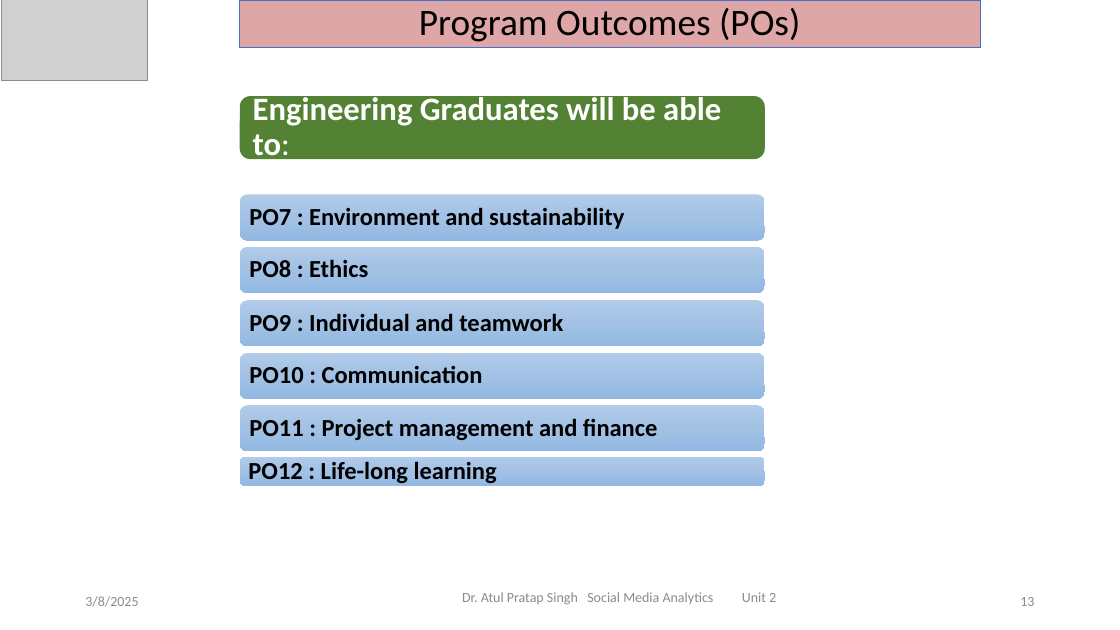
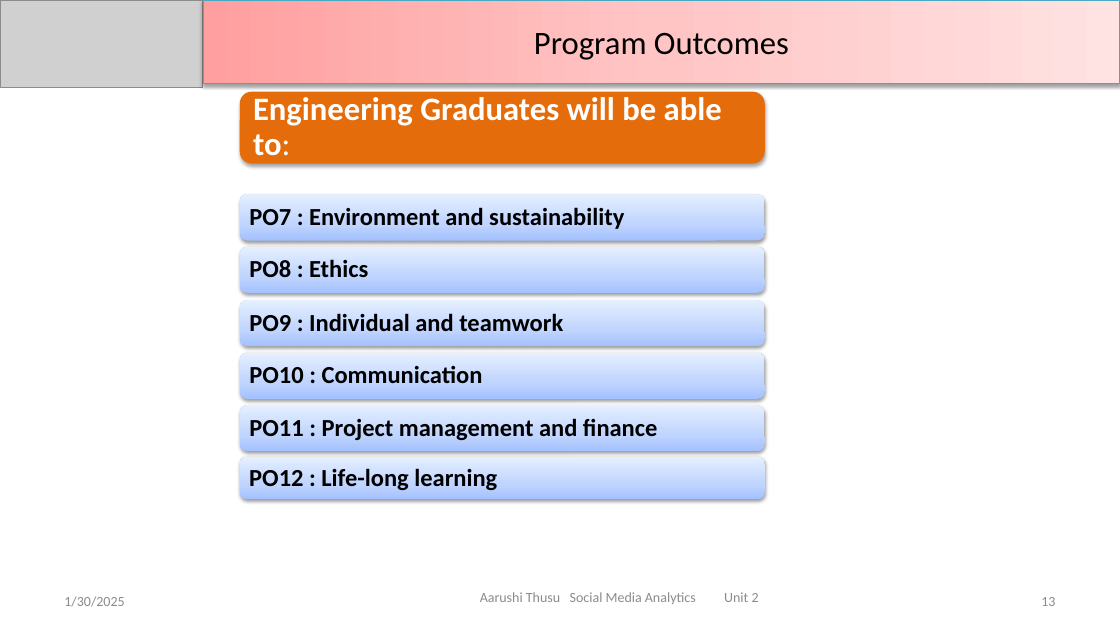
Before and after one commit to DevGoyalG/NIET-Study-Material, a slide deck: slide 13 of CSE (Artificial Intelligence and Machine Learning)/Third Year/Sixth Semester/PPTs/Social Media Analytics/SMA - Unit 2.pptx. Drawn at 1120x630 pixels with LibreOffice and Linux fonts; fonts in the diff are those of the drawing; grey boxes stand for pictures. Boxes give left, top, right and bottom in pixels: in the first picture for what was removed or moved away, otherwise in the second. Text is boxed around its words. In the diff, an @@ line names an element or a change of style, - is before the commit and + after.

```diff
--- a/CSE (Artificial Intelligence and Machine Learning)/Third Year/Sixth Semester/PPTs/Social Media Analytics/SMA - Unit 2.pptx
+++ b/CSE (Artificial Intelligence and Machine Learning)/Third Year/Sixth Semester/PPTs/Social Media Analytics/SMA - Unit 2.pptx
@@ picture: place and size @@
-picture at (2, 0, 147, 81)
+picture at (0, 0, 203, 87)
@@ rectangle "Program Outcomes": place and size @@
-rectangle "Program Outcomes" at (239, 0, 980, 47)
+rectangle "Program Outcomes" at (203, 0, 1120, 83)
@@ rectangle "Program Outcomes" at (203, 0, 1120, 83): fill #DEA6A6 to gradient #FFA0A0 to #FFC5C5 to #FFE3E3; outline #4472C4 0.5 pt to #46AAC5 0.75 pt; shadow on @@
@@ text in rectangle at (534, 32, 789, 60): text changed; size 32 to 28 pt @@
-Program Outcomes (POs)
+Program Outcomes
@@ rounded rectangle: place and size @@
-rounded rectangle at (239, 96, 765, 159)
+rounded rectangle at (239, 92, 765, 164)
@@ rounded rectangle at (239, 92, 765, 164): fill #548235 to #E46C0A; shadow on @@
@@ text "Engineering Graduates will be able ..." rewrapped from (253, 93, 721, 164) to (253, 97, 722, 164) @@
@@ fill gradient #B1CBE9 to #A3C1E5 to #93B9E4 to gradient #A4C4FF to #BFD4FF to #E6EEFF; shadow on in 6 elements at (239, 194, 765, 240), (239, 247, 765, 293), (239, 300, 765, 346), (239, 353, 765, 399), (239, 405, 765, 451), (239, 457, 765, 500) @@
@@ rounded rectangle: place and size @@
-rounded rectangle at (239, 457, 765, 486)
+rounded rectangle at (239, 457, 765, 500)
@@ text "PO12 : Life-long learning": place and size @@
-text "PO12 : Life-long learning" at (248, 461, 497, 483)
+text "PO12 : Life-long learning" at (249, 468, 497, 490)
@@ text at (64, 596, 124, 607): text changed @@
-3/8/2025
+1/30/2025
@@ text at (480, 592, 759, 604): text changed @@
-Dr. Atul Pratap Singh Social Media Analytics Unit 2
+Aarushi Thusu Social Media Analytics Unit 2
@@ page number: place and size @@
-page number at (1020, 597, 1034, 606)
+page number at (1041, 597, 1055, 606)
```
Also in this commit, not shown: 25 other slides changed, 28 slides added, 65 slides removed, 9 other files.
